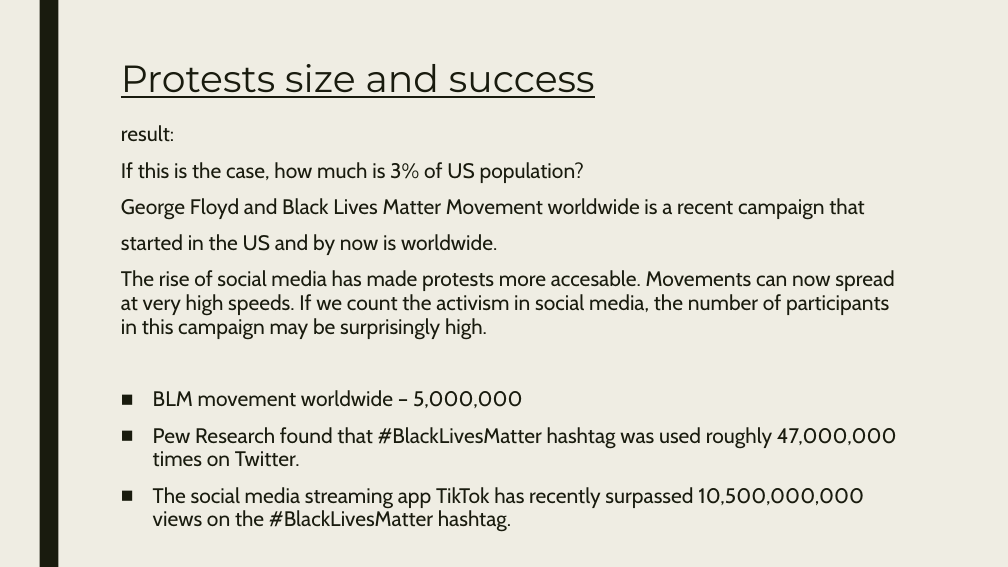
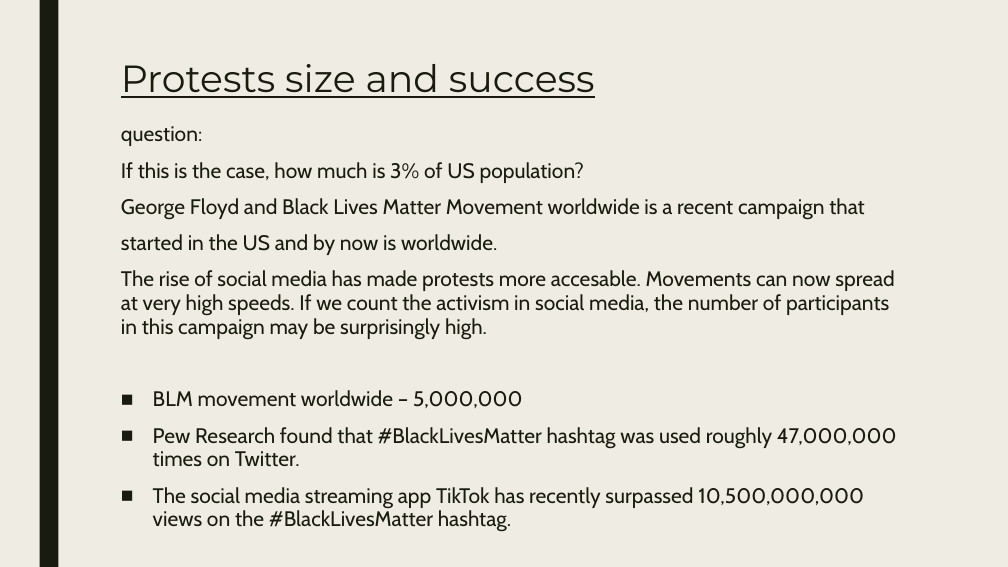
Before and after one commit to Dimnir/Protests, a slide deck: slide 13 of Presentation.pptx. Drawn at 1008x567 pixels with LibreOffice and Linux fonts; fonts in the diff are those of the drawing. Boxes give left, top, right and bottom in pixels: in the first picture for what was removed or moved away, otherwise in the second. Text is boxed around its words. In the diff, an @@ line names an element or a change of style, - is before the commit and + after.

```diff
--- a/Presentation.pptx
+++ b/Presentation.pptx
@@ text at [121,126,202,146]: text changed @@
-result:
+question:
```
Also in this commit, not shown: 16 other slides changed.
